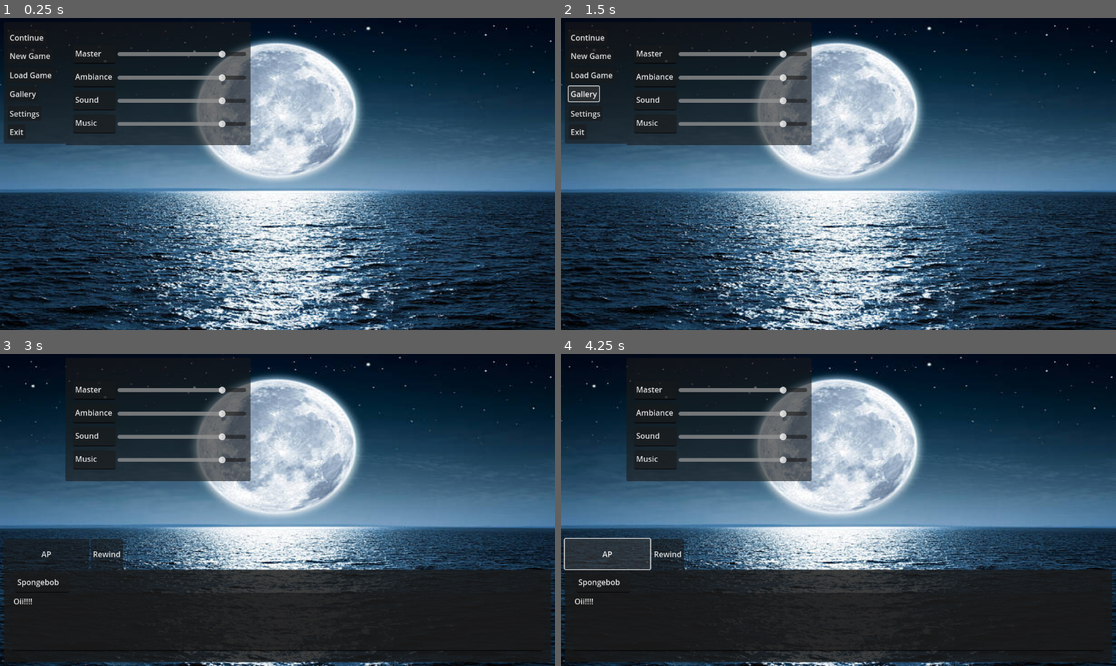
Above: before the commit, frames 1-4 (two rows, left to right).
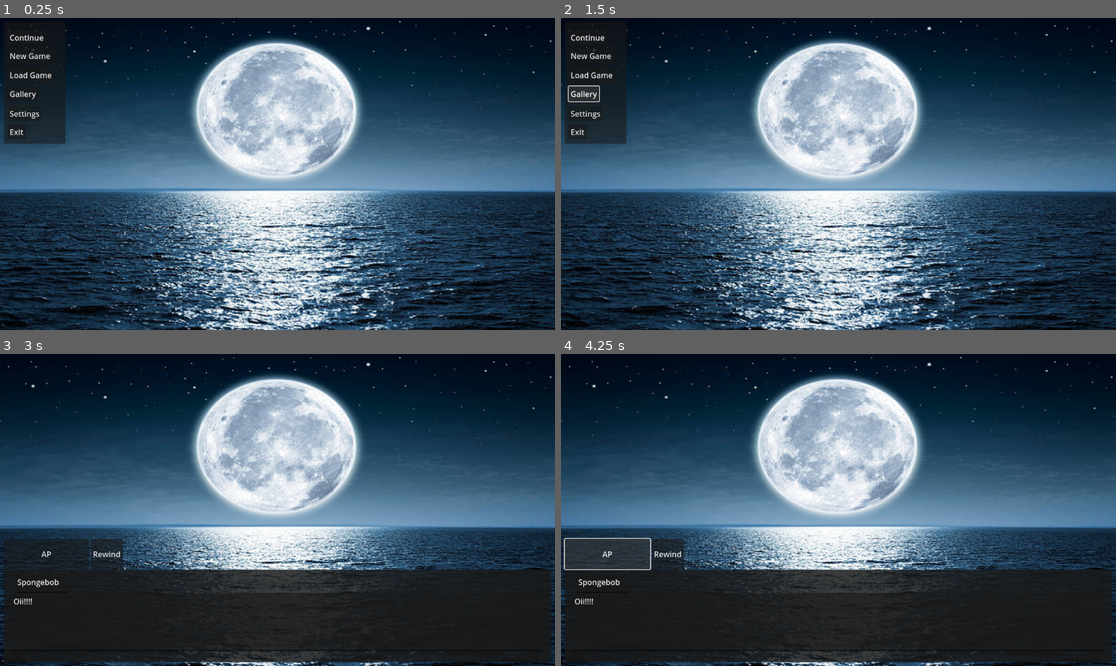
Above: after the commit, the same moments.

Repository: AustinTheWitch/VN_Alias
Game: Godot game, scene res://Scenes/GameBase.tscn
Same seed, same stepped clock (60 frames per second), same inputs: the game is played once before the commit and once after it.
Inputs:
- Up to frame 1 (0.25 s): no input
- Up to frame 2 (1.5 s): click "Load Game" at 0.5 s; click "Gallery" at 1.25 s
- Up to frame 3 (3 s): click "Settings" at 2 s; click "New Game" at 2.75 s
- Up to frame 4 (4.25 s): click "AP" at 3.5 s

The runs differ from the first frame. In frame 1, 7.8% of the frame differs, in the area x 11-46%, y 1-41%; in frame 2, 7.8%; in frame 3, 7.8%; in frame 4, 7.8%.

Commit message:
Menu Partially Done

Diff:
--- a/Scenes/GameBase.tscn
+++ b/Scenes/GameBase.tscn
@@ -108,6 +108,7 @@
 text = "Is this thing on?"
 
 [node name="MenuPanel" type="Panel" parent="."]
+visible = false
 layout_mode = 1
 anchors_preset = -1
 anchor_left = 0.007
@@ -198,6 +199,7 @@
 text = "Exit"
 
 [node name="OptionsPanel" type="Panel" parent="."]
+visible = false
 layout_mode = 1
 anchors_preset = -1
 anchor_left = 0.118
@@ -308,13 +310,101 @@
 min_value = -50.0
 max_value = 10.0
 
+[node name="PausePanel" type="Panel" parent="."]
+layout_mode = 1
+anchors_preset = -1
+anchor_left = 0.014
+anchor_top = 0.025
+anchor_right = 0.118
+anchor_bottom = 0.5
+offset_left = -8.128
+offset_top = -8.0
+offset_right = 0.0639954
+
+[node name="ResumeButton" type="Button" parent="PausePanel"]
+layout_mode = 1
+anchors_preset = -1
+anchor_left = 0.08
+anchor_top = 0.043
+anchor_right = 0.56
+anchor_bottom = 0.13
+offset_top = 0.176
+offset_bottom = 0.159996
+text = "Resume"
+
+[node name="SaveButton" type="Button" parent="PausePanel"]
+layout_mode = 1
+anchors_preset = -1
+anchor_left = 0.08
+anchor_top = 0.174
+anchor_right = 0.56
+anchor_bottom = 0.261
+offset_top = -0.0320053
+offset_bottom = -0.0480042
+text = "Save"
+
+[node name="Load Game" type="Button" parent="PausePanel"]
+layout_mode = 1
+anchors_preset = -1
+anchor_left = 0.08
+anchor_top = 0.304
+anchor_right = 0.56
+anchor_bottom = 0.391
+offset_top = 0.127991
+offset_bottom = 0.111984
+text = "Load"
+
+[node name="Gallery" type="Button" parent="PausePanel"]
+layout_mode = 1
+anchors_preset = -1
+anchor_left = 0.08
+anchor_top = 0.435
+anchor_right = 0.56
+anchor_bottom = 0.522
+offset_top = -0.0800171
+offset_bottom = -0.0960083
+text = "Gallery"
+
+[node name="Settings" type="Button" parent="PausePanel"]
+layout_mode = 1
+anchors_preset = -1
+anchor_left = 0.08
+anchor_top = 0.565
+anchor_right = 0.56
+anchor_bottom = 0.649
+offset_top = 0.0800018
+offset_bottom = 0.167984
+text = "Settings"
+
+[node name="Main Menu" type="Button" parent="PausePanel"]
+layout_mode = 1
+anchors_preset = -1
+anchor_left = 0.08
+anchor_top = 0.696
+anchor_right = 0.56
+anchor_bottom = 0.783
+offset_top = -0.128021
+offset_bottom = -0.144012
+text = "Main Menu"
+
 [connection signal="pressed" from="PlayerControls/AutoPlay" to="." method="APbutton"]
 [connection signal="pressed" from="PlayerControls/Rewind" to="." method="Rewind"]
 [connection signal="pressed" from="PlayerInput/Button" to="." method="PlayerButton1"]
 [connection signal="pressed" from="PlayerInput/Button2" to="." method="PlayerButton2"]
 [connection signal="pressed" from="PlayerInput/Button3" to="." method="PlayerButton3"]
+[connection signal="pressed" from="MenuPanel/Continue" to="." method="Continue"]
 [connection signal="pressed" from="MenuPanel/New Game" to="." method="NewGame"]
+[connection signal="pressed" from="MenuPanel/Load Game" to="." method="Load"]
+[connection signal="pressed" from="MenuPanel/Gallery" to="." method="Gallery"]
+[connection signal="pressed" from="MenuPanel/Settings" to="." method="Settings"]
+[connection signal="pressed" from="MenuPanel/Exit" to="." method="Exit"]
 [connection signal="value_changed" from="OptionsPanel/MasterVol/MasterSlider" to="." method="MasterVolume"]
 [connection signal="value_changed" from="OptionsPanel/AmbianceVol/AmbianceSlider" to="." method="AmbianceVolume"]
 [connection signal="value_changed" from="OptionsPanel/SoundVol/SoundSlider" to="." method="SoundVolume"]
 [connection signal="value_changed" from="OptionsPanel/MusicVol/MusicSlider" to="." method="MusicVolume"]
+[connection signal="pressed" from="PausePanel/ResumeButton" to="." method="Resume"]
+[connection signal="pressed" from="PausePanel/SaveButton" to="." method="Save"]
+[connection signal="pressed" from="PausePanel/Load Game" to="." method="Load"]
+[connection signal="pressed" from="PausePanel/Gallery" to="." method="Gallery"]
+[connection signal="pressed" from="PausePanel/Settings" to="." method="Settings"]
+[connection signal="pressed" from="PausePanel/Main Menu" to="." method="MainMenu"]
--- a/Scripts/GameBase.gd
+++ b/Scripts/GameBase.gd
@@ -31,10 +31,14 @@
 var Reverse = Button.new()
 
 #Options Menu Vars=-------------------------------------
+var Options = false
 var MasterVol = 0.0
 var AmbianceVol = 0.0
 var SoundVol = 0.0
 var MusicVol = 0.0
+
+#Pause Menu Vars----------------------------------------
+var Paused = false
 
 
 func _ready():
@@ -53,7 +57,7 @@
 	_DialogueBox()
 	_AutoPlay()
 	_PlayerDialogue()
-	_MainMenu()
+	_MenuManager()
 
 func _DialogueBox():
 	Dialogue = CurrentScene[data.LineNum]
@@ -69,7 +73,6 @@
 	pd1.text = CurrentPlay[0]
 	pd2.text = CurrentPlay[1]
 	pd3.text = CurrentPlay[2]
-	pass
 
 func _input(event):
 	if event.is_action_released("Progress") and EndLine == false and data.Main == false:
@@ -78,6 +81,9 @@
 	elif data.LineNum >= MaxLine:
 		EndLine = true
 	else: EndLine = false
+
+	if event.is_action_pressed("Pause") and data.Main == false:
+		Paused = !Paused
 
 #Player Dialogue Buttons------------------------------------
 func PlayerButton1():
@@ -113,7 +119,6 @@
 		if APstart >= APspeed and EndLine == false:
 			data.LineNum += 1
 			gamescene._SoundSelect()
-			gamescene._MusicSelect()
 			APstart = 0.0
 		elif data.LineNum >= MaxLine:
 			EndLine = true
@@ -128,19 +133,57 @@
 			data.LineNum = 0
 	else: data.LineNum -= 1
 
+func _MenuManager():
+	$OptionsPanel.visible = Options
+	$MenuPanel.visible = data.Main
+	$PausePanel.visible = Paused
+
+	if data.Main == true:
+		Paused = false
+		$PlayerControls.visible = false
+		$PlayerInput.visible = false
+		$DialogueBox.visible = false
+
+	elif Options == true:
+		$PlayerControls.visible = false
+		$PlayerInput.visible = false
+		$DialogueBox.visible = false
+
+	elif Paused == true:
+		data.Main = false
+		$PlayerControls.visible = false
+		$PlayerInput.visible = false
+		$DialogueBox.visible = false
+	else:
+		$PlayerControls.visible = true
+		$DialogueBox.visible = true
+		if EndLine == true:
+			$PlayerInput.visible = true
+
+
 #Main Menu-------------------------------------------------
-func _MainMenu():
-	$MenuPanel.visible = data.Main
-	$DialogueBox.visible = !data.Main
-	$PlayerControls.visible = !data.Main
-	if data.Main == false and EndLine == true:
-		$PlayerInput.visible = !data.Main
+func Continue():
+	print("Continues Game")
+
 func NewGame():
 	data.Main = false
+	Options = false
 	data.LineNum = 0
 	data.SceneKey = 0
 	gamescene._AmbianceSelect()
 	gamescene._MusicSelect()
+
+func Load():
+	print("Loads Game")
+
+func Gallery():
+	print("Gallery Viewer")
+
+func Settings():
+	Options = !Options
+
+func Exit():
+	print("Exit Game")
 
 #Options Menu-----------------------------------------------
 func MasterVolume(MasterVol):
@@ -151,3 +194,11 @@
 	AudioServer.set_bus_volume_db(2, SoundVol)
 func MusicVolume(MusicVol):
 	AudioServer.set_bus_volume_db(3, MusicVol)
+
+#Pause Menu--------------------------------------------------
+func Resume():
+	Paused = !Paused
+func Save():
+	print("Saves Game")
+func MainMenu():
+	data.Main = !data.Main
--- a/Scripts/GameScene.gd
+++ b/Scripts/GameScene.gd
@@ -1,7 +1,6 @@
 extends Control
 
 var data #GameData call------------------------------------------------
-
 
 #CG/Background Vars----------------------------------------------------
 var CurrentCG = Texture.new()
@@ -15,8 +14,7 @@
 #Music Vars------------------------------------------------------------
 var SelectedMusic
 var CurrentMusic
-var SetMusicVol = 1.0
-var CurrentMusicVol
+
 func _ready():
 	data = get_node("/root/GameData")
 
--- a/project.godot
+++ b/project.godot
@@ -43,3 +43,8 @@
 "events": [Object(InputEventKey,"resource_local_to_scene":false,"resource_name":"","device":-1,"window_id":0,"alt_press …(182 unchanged characters)…
 ]
 }
+Pause={
+"deadzone": 0.5,
+"events": [Object(InputEventKey,"resource_local_to_scene":false,"resource_name":"","device":-1,"window_id":0,"alt_pressed":false,"shift_pressed":false,"ctrl_pressed":false,"meta_pressed":false,"pressed":false,"keycode":0,"physical_keycode":81,"key_label":0,"unicode":113,"echo":false,"script":null)
+]
+}
